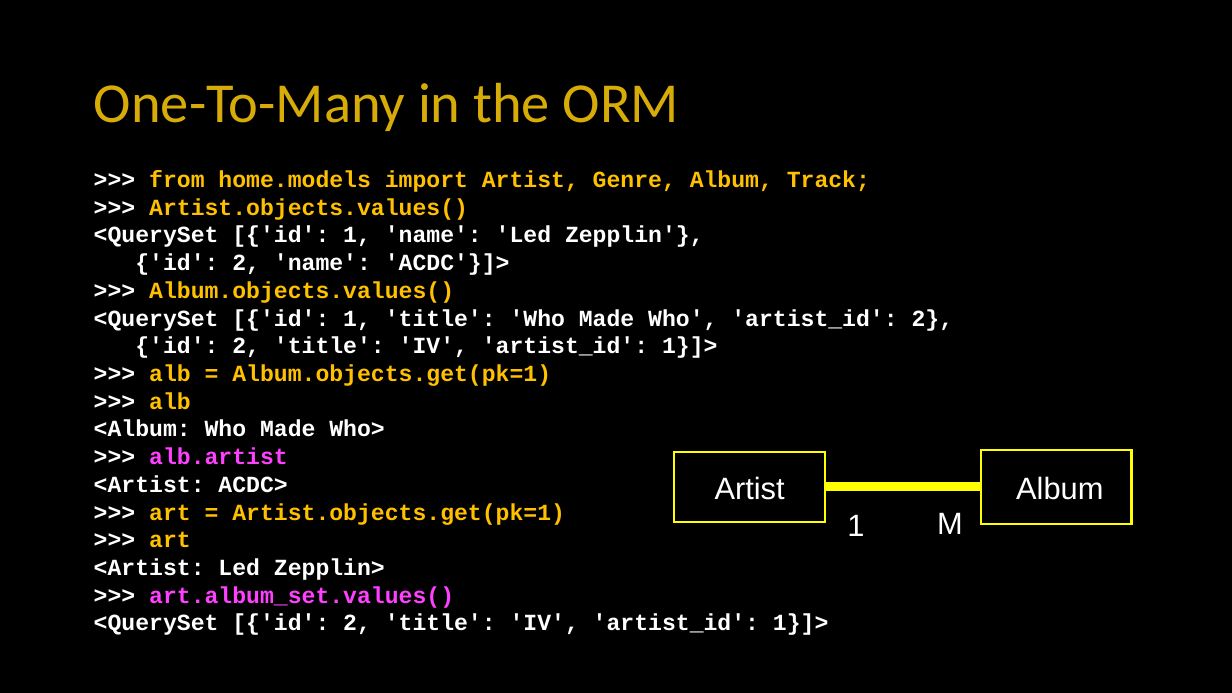
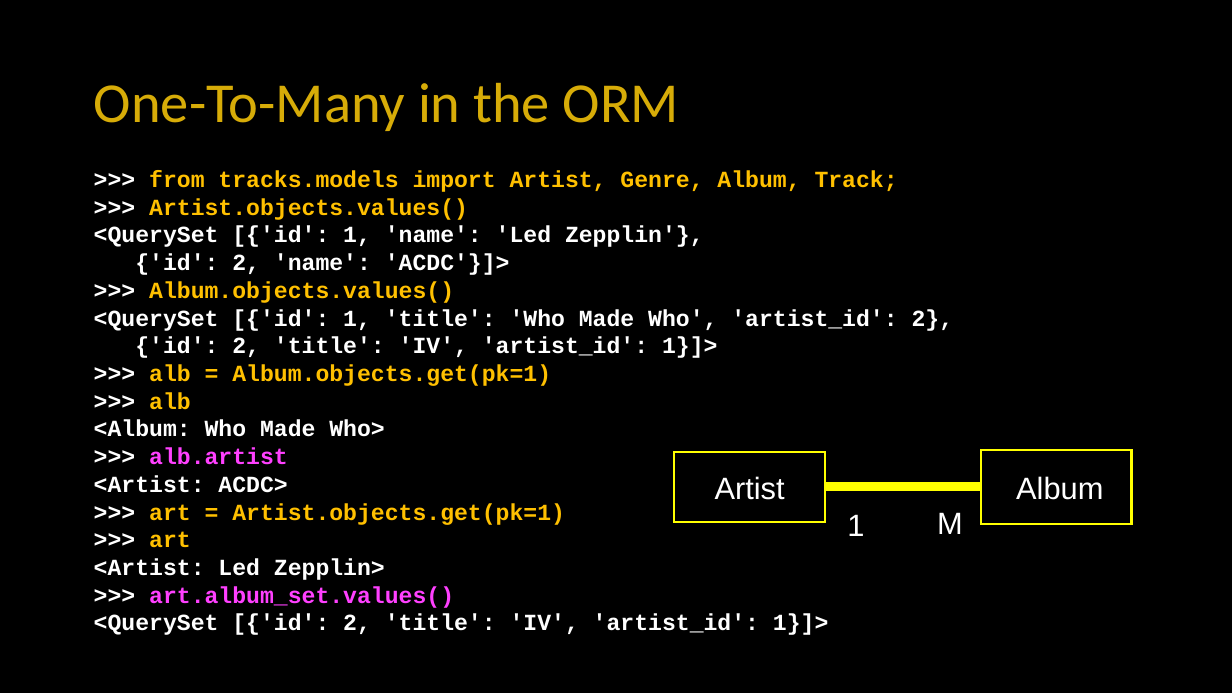
Before and after one commit to csev/dj4e, a slide deck: slide 26 of lectures/DJ-03-One-To-Many.pptx. Drawn at 1232x693 pixels with LibreOffice and Linux fonts; fonts in the diff are those of the drawing. Boxes give left, top, right and bottom in pixels: in the first picture for what was removed or moved away, otherwise in the second. Text is boxed around its words. In the diff, an @@ line names an element or a change of style, - is before the commit and + after.

Commit message:
New lecture

```diff
--- a/lectures/DJ-03-One-To-Many.pptx
+++ b/lectures/DJ-03-One-To-Many.pptx
@@ text at [149, 170, 898, 192]: text changed @@
->>> from home.models import Artist, Genre, Album, Track;
+>>> from tracks.models import Artist, Genre, Album, Track;
```
Also in this commit, not shown: 3 other slides changed, 1 other file.
